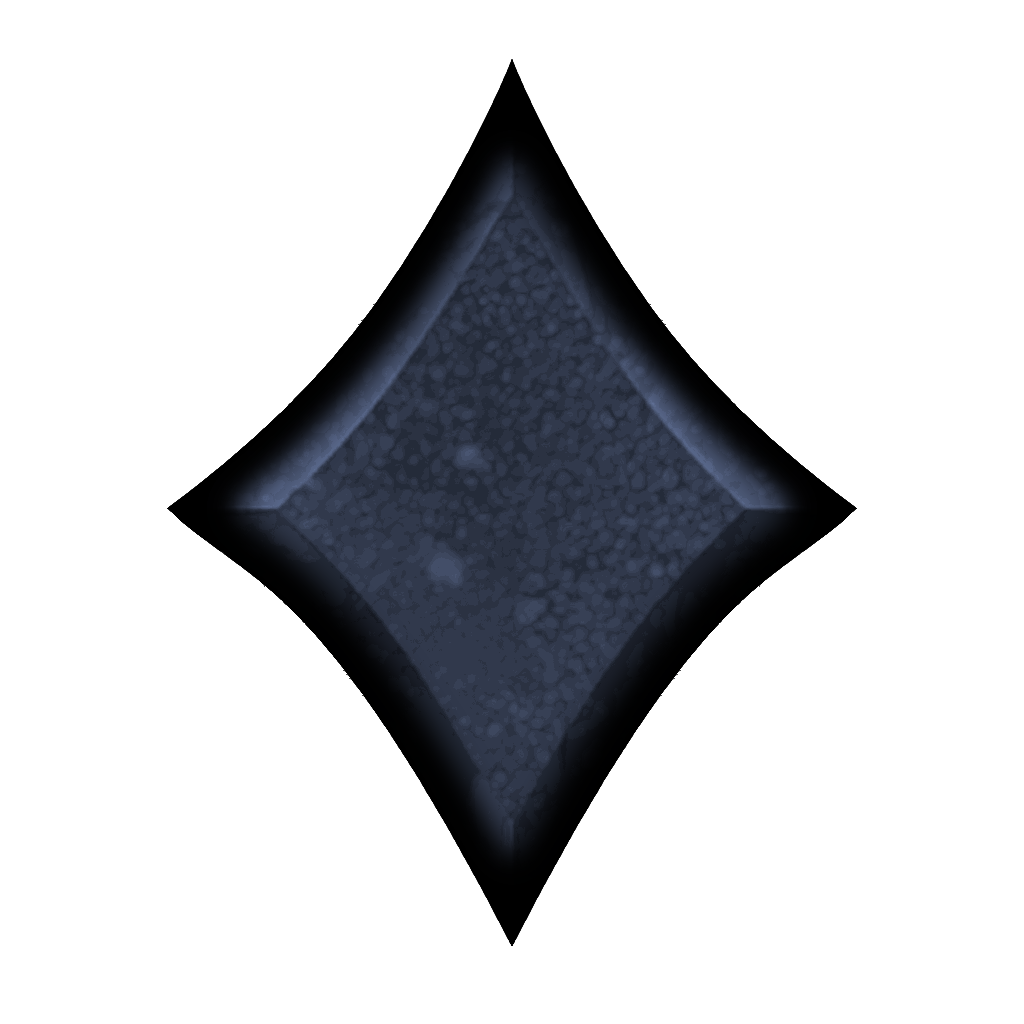
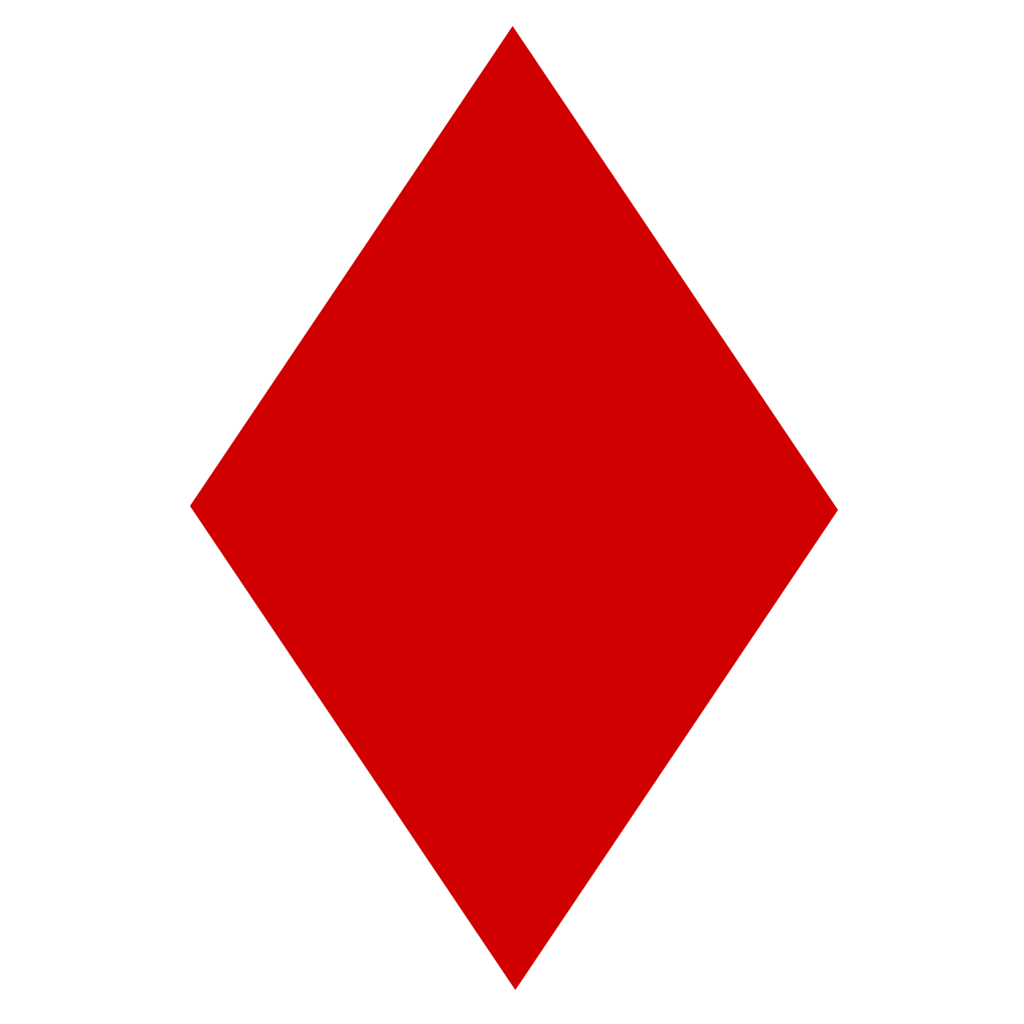
Layered file, before and after one edit (1024 x 1024). Changes by layer:
pixels changed over 167, 26, 857, 990 (layer not identified)
